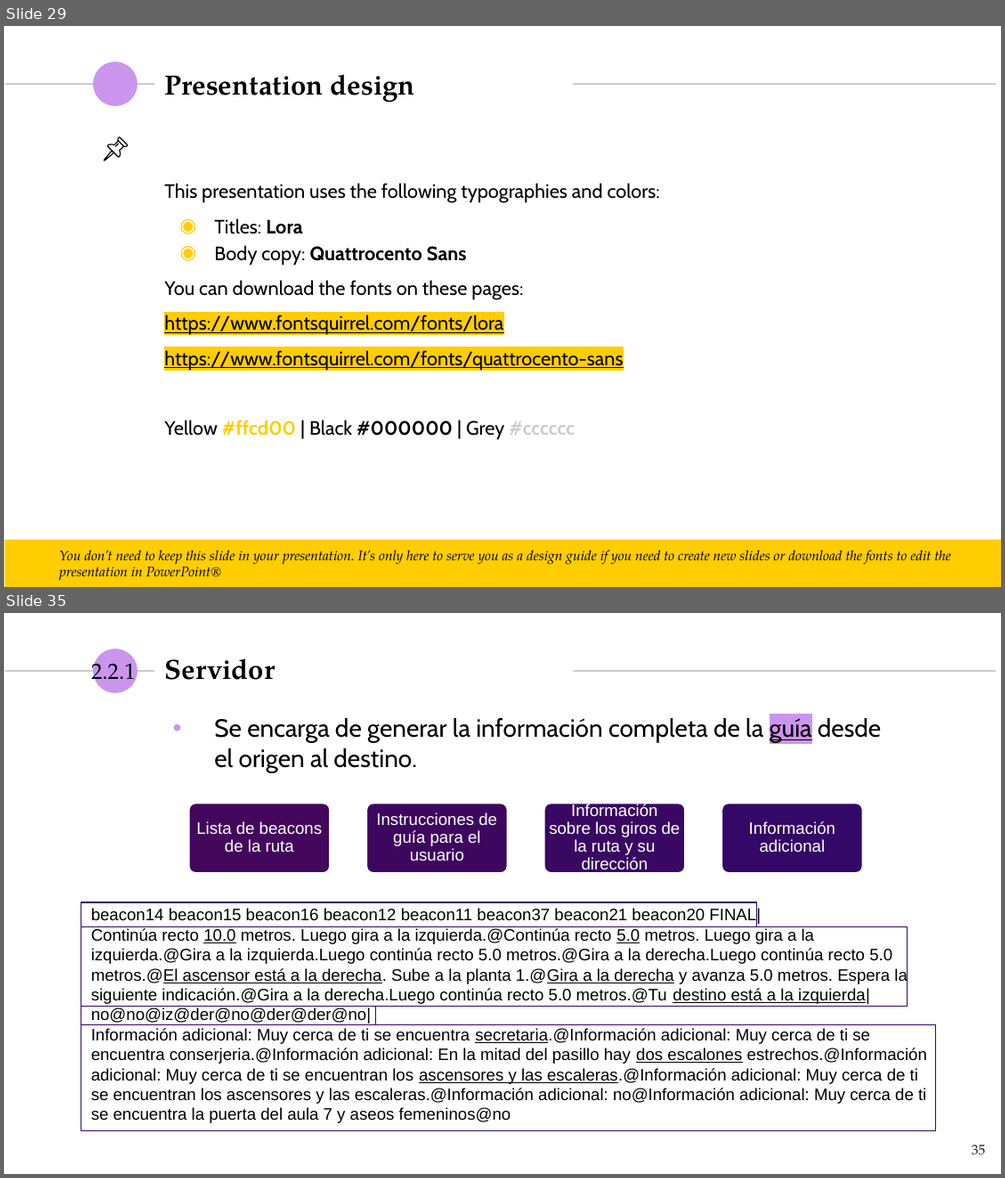
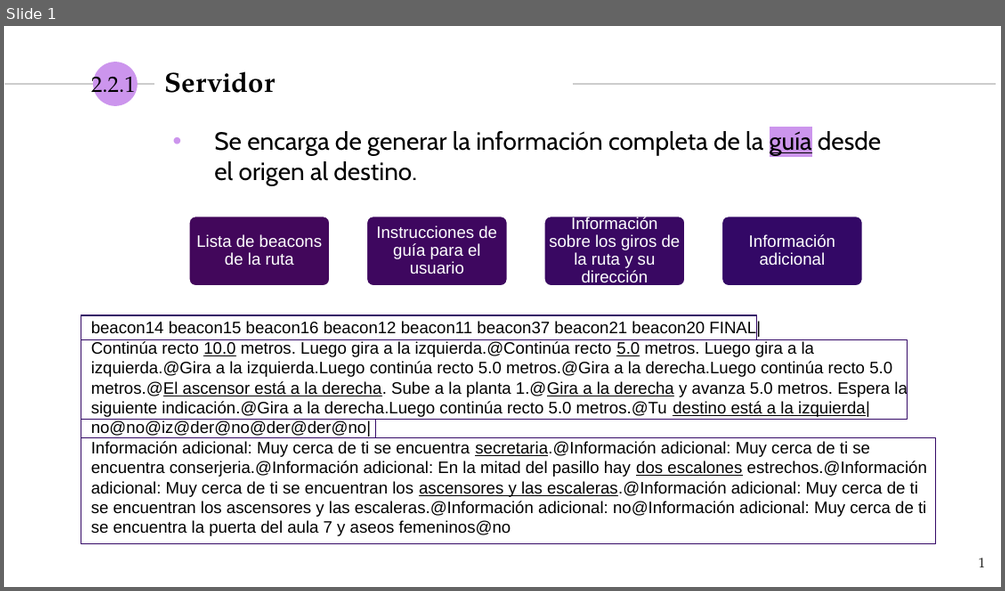
Before and after one commit to NILGroup/TFG-1920-DiscapacidadVisual, a slide deck: Defensa/Viola · SlidesCarnival_DiaposBelen.pptx. Shown one above the other, each under a label of ours: slides 29 and 35 before the commit, slide 1 after it; the slides between them are not shown. The pictures are 1005x1178 and 1005x591 pixels, drawn with LibreOffice and Linux fonts; fonts in the diff are those of the drawing. Boxes give left, top, right and bottom in pixels: in the first picture for what was removed or moved away, otherwise in the second. Text is boxed around its words. In the diff, an @@ line names an element or a change of style, - is before the commit and + after.

```diff
--- a/Defensa/Viola · SlidesCarnival_DiaposBelen.pptx
+++ b/Defensa/Viola · SlidesCarnival_DiaposBelen.pptx
@@ slide 29 removed at <box>4,26,1001,587</box>, background #FFFFFF; not listed: 3 template elements that a slide beside it also shows @@
@@ title removed at <box>164,74,415,103</box> @@
-Presentation design
@@ group removed at <box>104,137,127,160</box>: 4 freeform shapes @@
@@ text removed at <box>164,183,660,440</box> @@
-This presentation uses the following typographies and colors:
-◉ Titles: Lora
-◉ Body copy: Quattrocento Sans
-You can download the fonts on these pages:
-https://www.fontsquirrel.com/fonts/lora
-https://www.fontsquirrel.com/fonts/quattrocento-sans
-Yellow #ffcd00 | Black #000000 | Grey #cccccc
@@ rectangle removed at <box>5,540,1001,587</box> @@
@@ text removed at <box>59,549,951,580</box> @@
-You don’t need to keep this slide in your presentation. It’s only here to serve you as a design guide if you need to create new slides or download the fonts to edit the presentation in PowerPoint®
@@ what was slide 35 is now slide 1 @@
@@ page number at <box>979,557,986,567</box>: text changed @@
-35
+1
```
Also in this commit, not shown: 2 slides changed, 33 other slides removed, 2 other files.
